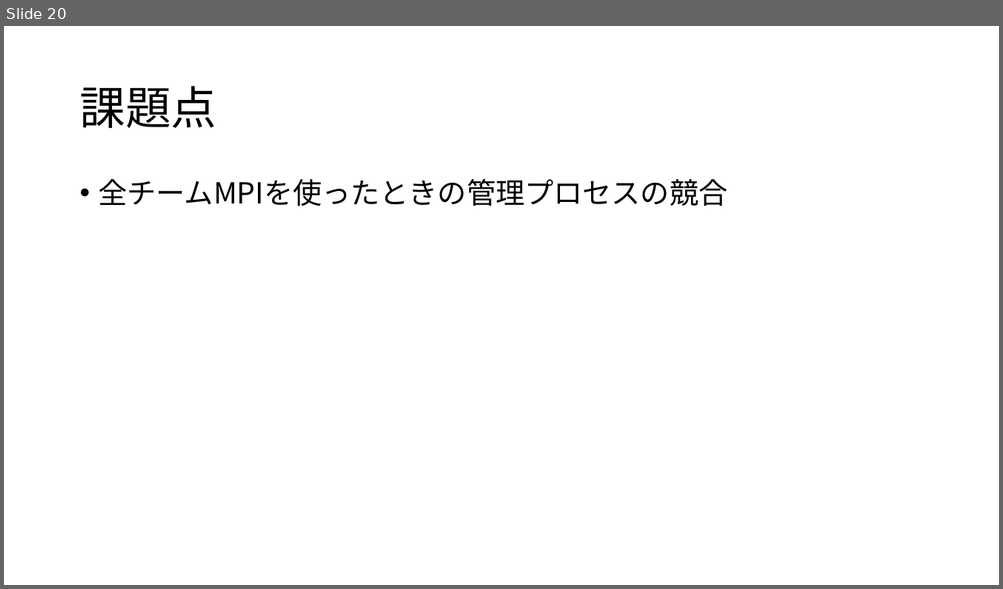
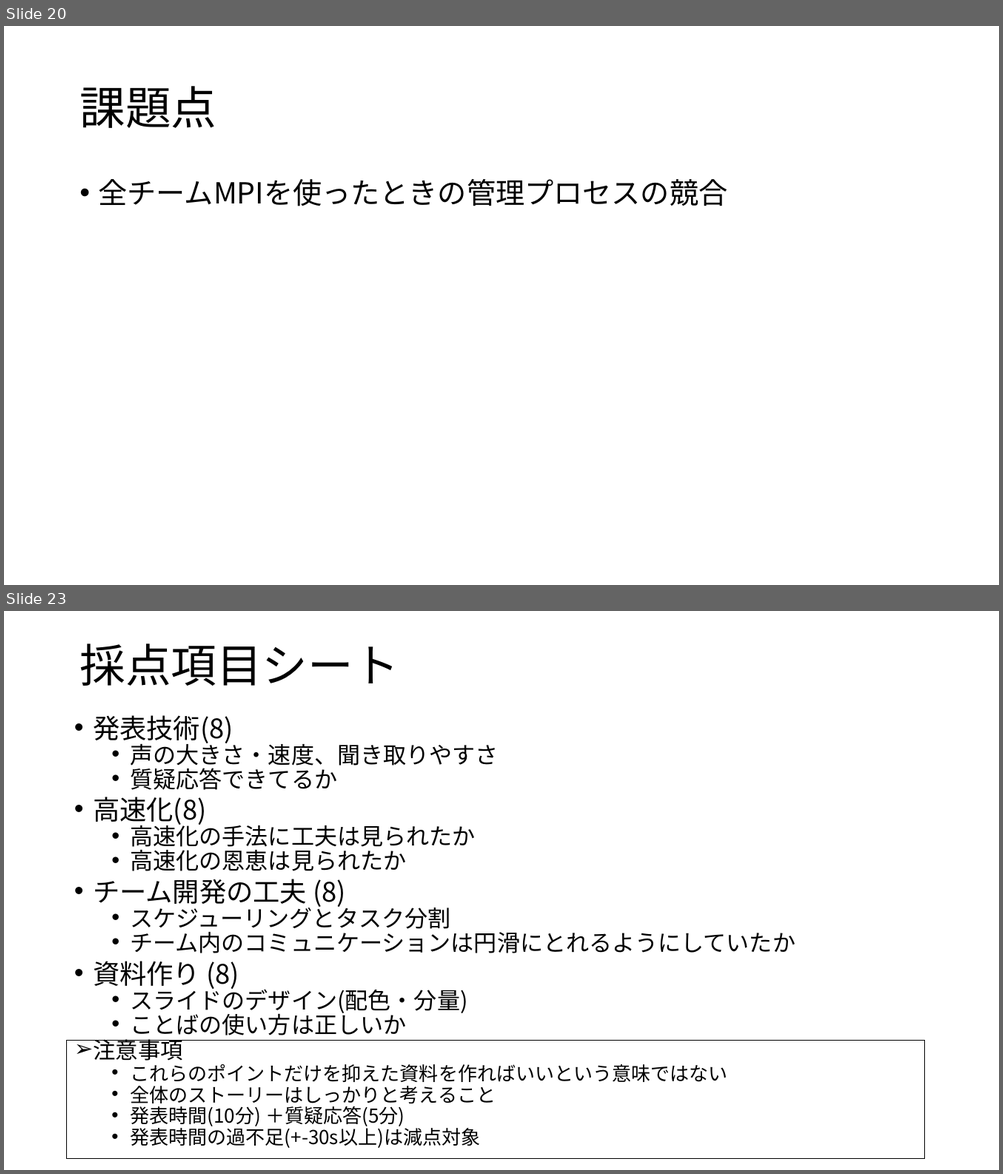
Before and after one commit to shige123/deathmarch2018, a slide deck: DEATH-March2018_MTG.pptx. Shown one above the other, each under a label of ours: slide 20 before the commit, slides 20 and 23 after it; the slides between them are not shown. The pictures are 1003x589 and 1003x1174 pixels, drawn with LibreOffice and Linux fonts; fonts in the diff are those of the drawing. Boxes give left, top, right and bottom in pixels: in the first picture for what was removed or moved away, otherwise in the second. Text is boxed around its words. In the diff, an @@ line names an element or a change of style, - is before the commit and + after.

```diff
--- a/DEATH-March2018_MTG.pptx
+++ b/DEATH-March2018_MTG.pptx
@@ slide 23 added at [4,611,999,1170], background #FFFFFF @@
@@ title added at [79,644,398,686], 44 pt, text #000000 @@
+採点項目シート
@@ text added at [93,715,796,1036], 22.2 pt, text #000000 @@
+• 発表技術(8)
+  • 声の大きさ・速度、聞き取りやすさ
+  • 質疑応答できてるか
+• 高速化(8)
+  • 高速化の手法に工夫は見られたか
+  • 高速化の恩恵は見られたか
+• チーム開発の工夫 (8)
+  • スケジューリングとタスク分割
+  • チーム内のコミュニケーションは円滑にとれるようにしていたか
+• 資料作り (8)
+  • スライドのデザイン(配色・分量)
+  • ことばの使い方は正しいか
@@ rectangle added at [67,1041,925,1159], outline #000000 0.75 pt, 18.6 pt, text #000000 @@
+➢ 注意事項
+  • これらのポイントだけを抑えた資料を作ればいいという意味ではない
+  • 全体のストーリーはしっかりと考えること
+  • 発表時間(10分) ＋質疑応答(5分)
+  • 発表時間の過不足(+-30s以上)は減点対象
```
Also in this commit, not shown: 2 other slides added.
